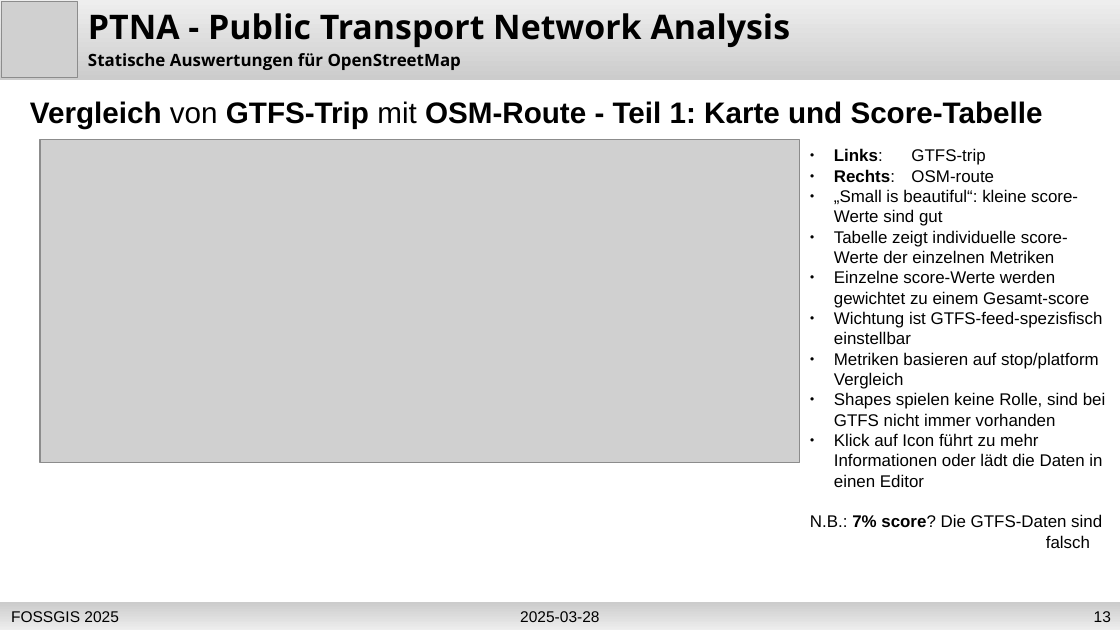
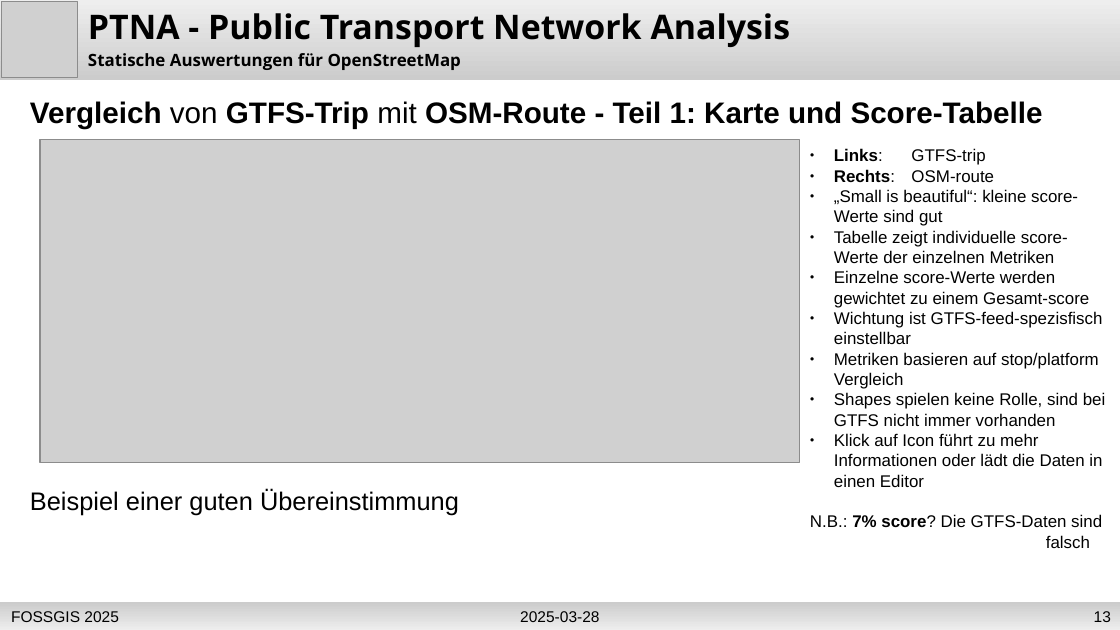
Before and after one commit to osm-ToniE/ptna-www, a slide deck: slide 13 of de/fossgis_2025_PTNA_Erdmann-slides.odp. Drawn at 1120x630 pixels with LibreOffice and Linux fonts; fonts in the diff are those of the drawing; grey boxes stand for pictures. Boxes give left, top, right and bottom in pixels: in the first picture for what was removed or moved away, otherwise in the second. Text is boxed around its words. In the diff, an @@ line names an element or a change of style, - is before the commit and + after.

```diff
--- a/de/fossgis_2025_PTNA_Erdmann-slides.odp
+++ b/de/fossgis_2025_PTNA_Erdmann-slides.odp
@@ text added at bbox=[30, 489, 459, 515], 18 pt, text #000000 @@
+Beispiel einer guten Übereinstimmung
```
Also in this commit, not shown: 4 other slides changed, 3 slides added, 2 other files.
